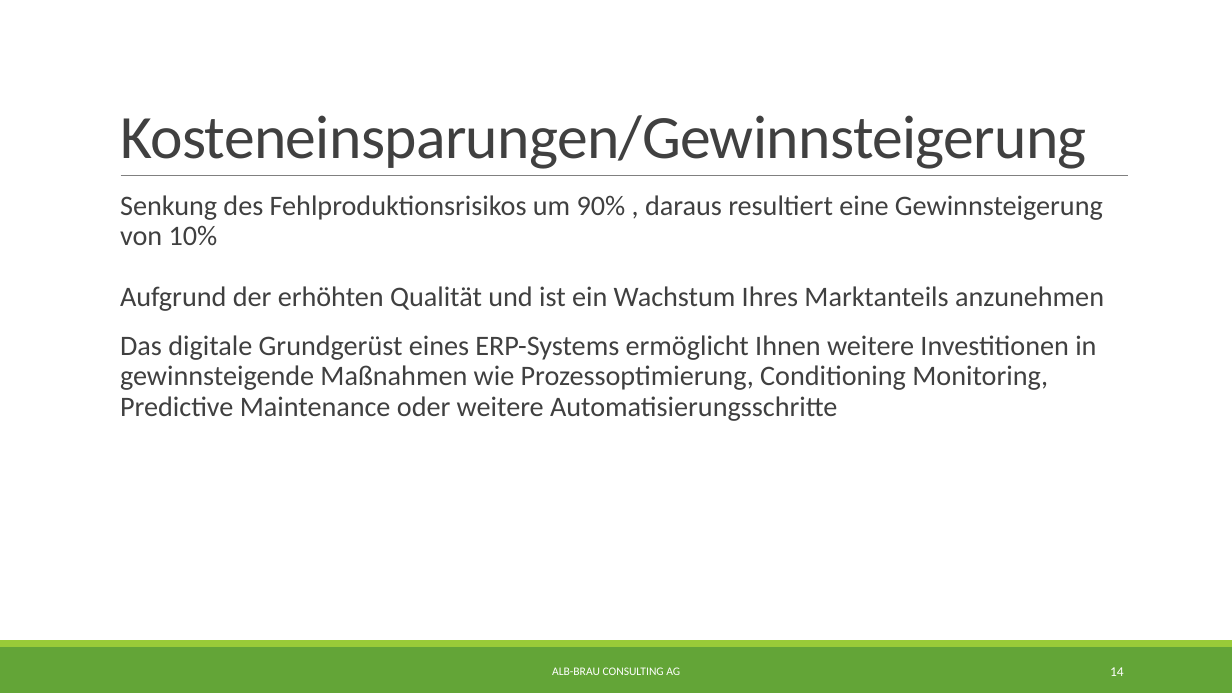
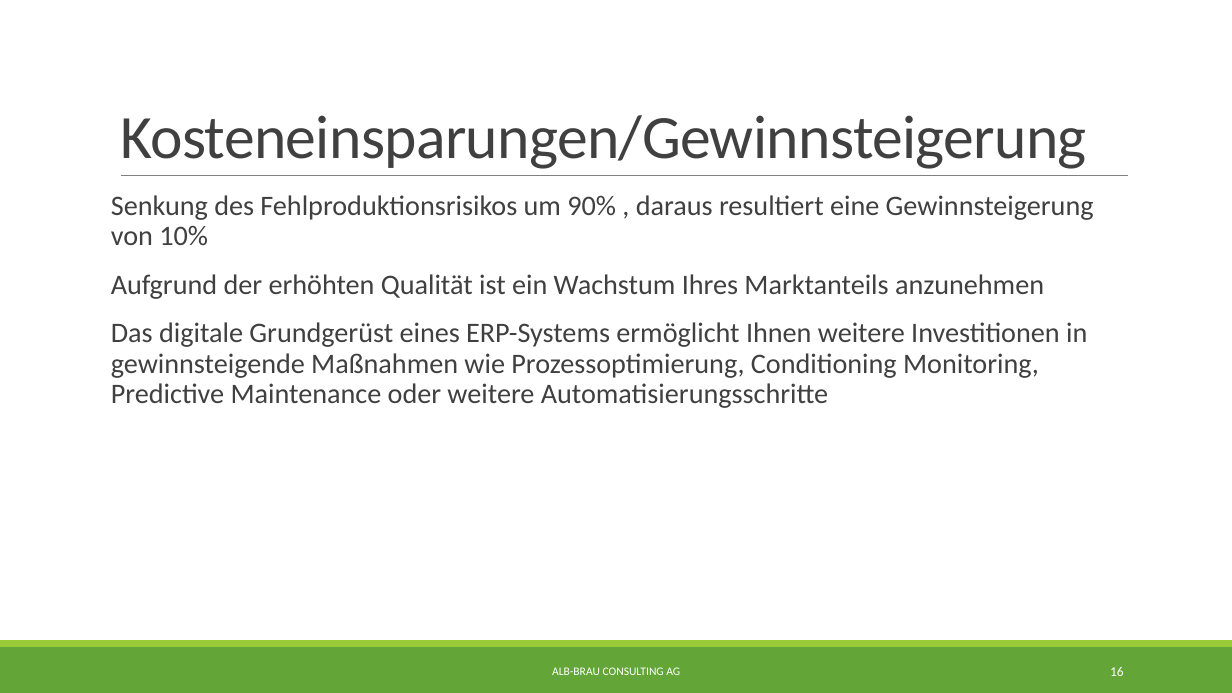
Before and after one commit to albae3333/DigitaleFabrik, a slide deck: slide 16 of Präsentation/Präsentation.pptx (slide 14 before the commit). Drawn at 1232x693 pixels with LibreOffice and Linux fonts; fonts in the diff are those of the drawing. Boxes give left, top, right and bottom in pixels: in the first picture for what was removed or moved away, otherwise in the second. Text is boxed around its words. In the diff, an @@ line names an element or a change of style, - is before the commit and + after.

```diff
--- a/Präsentation/Präsentation.pptx
+++ b/Präsentation/Präsentation.pptx
@@ text at (x1=111, y1=195, x2=1094, y2=299): text changed @@
-  Senkung des Fehlproduktionsrisikos um 90% , daraus resultiert eine Gewinnsteigerung von 10%
-  Aufgrund der erhöhten Qualität und ist ein Wachstum Ihres Marktanteils anzunehmen
+Senkung des Fehlproduktionsrisikos um 90% , daraus resultiert eine Gewinnsteigerung von 10%
+Aufgrund der erhöhten Qualität ist ein Wachstum Ihres Marktanteils anzunehmen
@@ text at (x1=111, y1=322, x2=1087, y2=408): bullet   to none @@
@@ page number at (x1=1110, y1=667, x2=1124, y2=676): text changed @@
-14
+16
```
Also in this commit, not shown: 4 other slides changed, 2 slides added, 4 other files.
